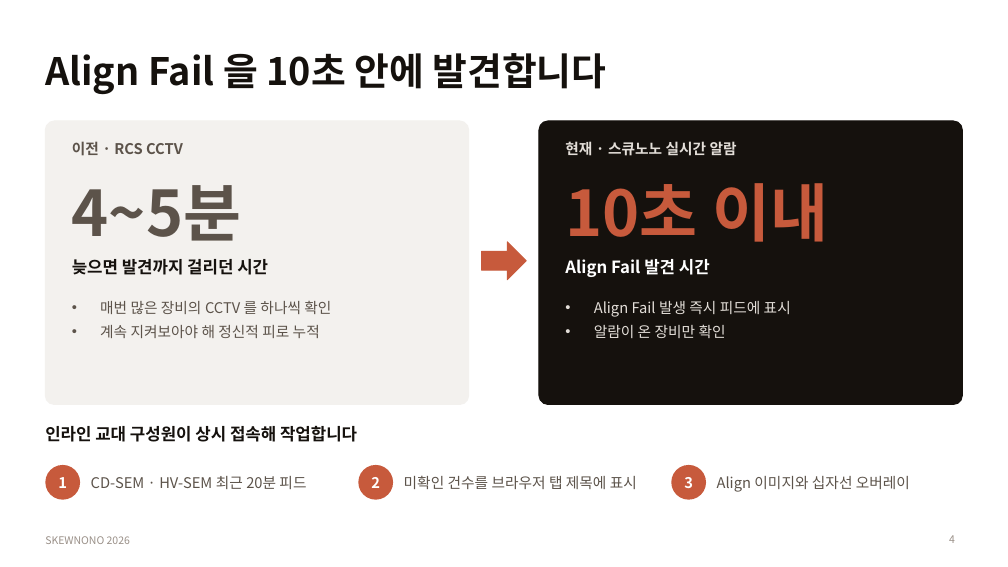
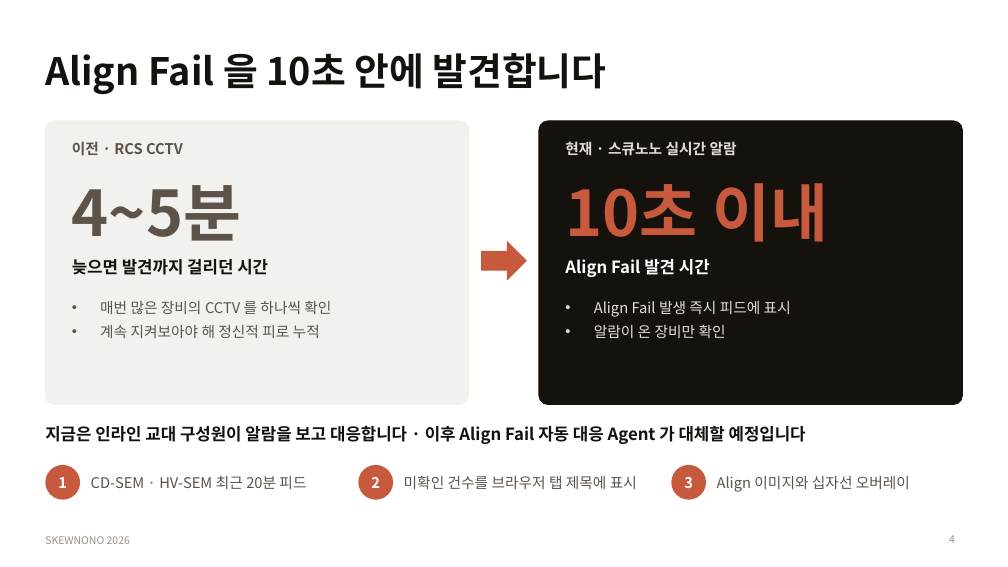
Before and after one commit to DarrenKoi/skewnono_v3_nuxt, a slide deck: slide 4 of docs/progress_report/skewnono_year_end_report_2026.pptx. Drawn at 1008x567 pixels with LibreOffice and Linux fonts; fonts in the diff are those of the drawing. Boxes give left, top, right and bottom in pixels: in the first picture for what was removed or moved away, otherwise in the second. Text is boxed around its words. In the diff, an @@ line names an element or a change of style, - is before the commit and + after.

```diff
--- a/docs/progress_report/skewnono_year_end_report_2026.pptx
+++ b/docs/progress_report/skewnono_year_end_report_2026.pptx
@@ text at <box>45,425,806,444</box>: text changed @@
-인라인 교대 구성원이 상시 접속해 작업합니다
+지금은 인라인 교대 구성원이 알람을 보고 대응합니다 · 이후 Align Fail 자동 대응 Agent 가 대체할 예정입니다
```
Also in this commit, not shown: 5 other slides changed, 2 slides removed, 2 other files.
